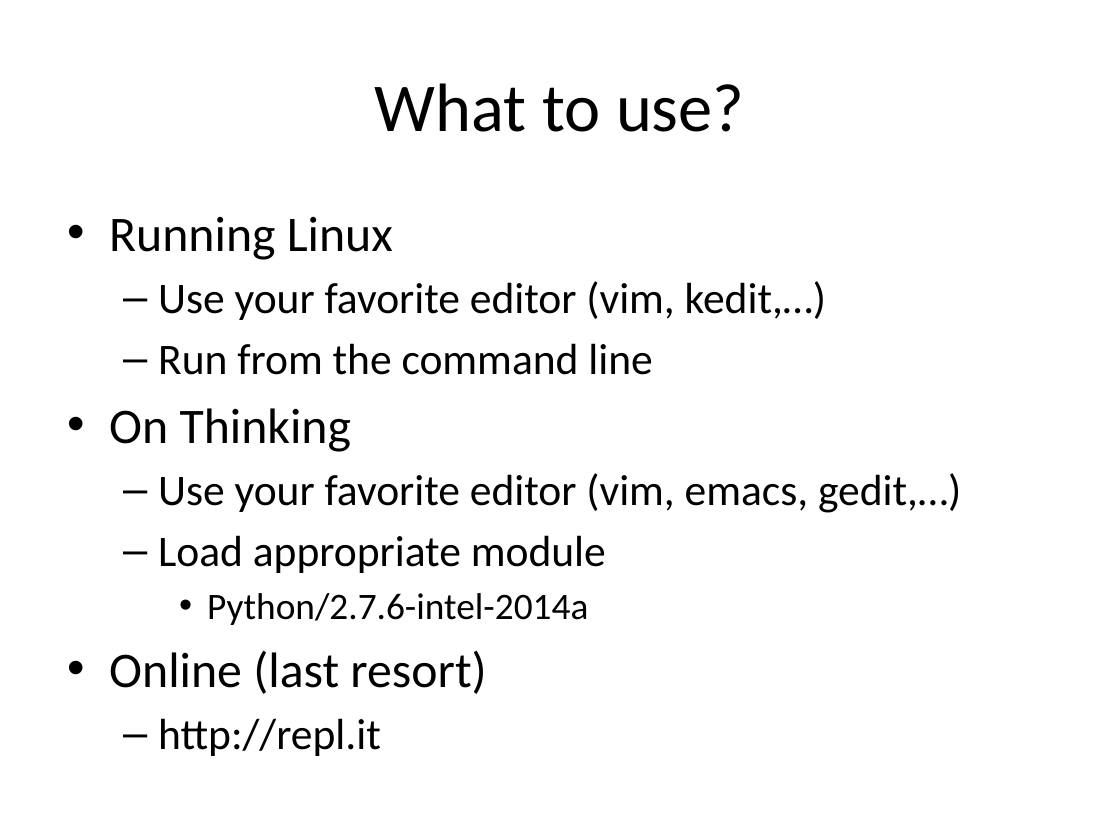
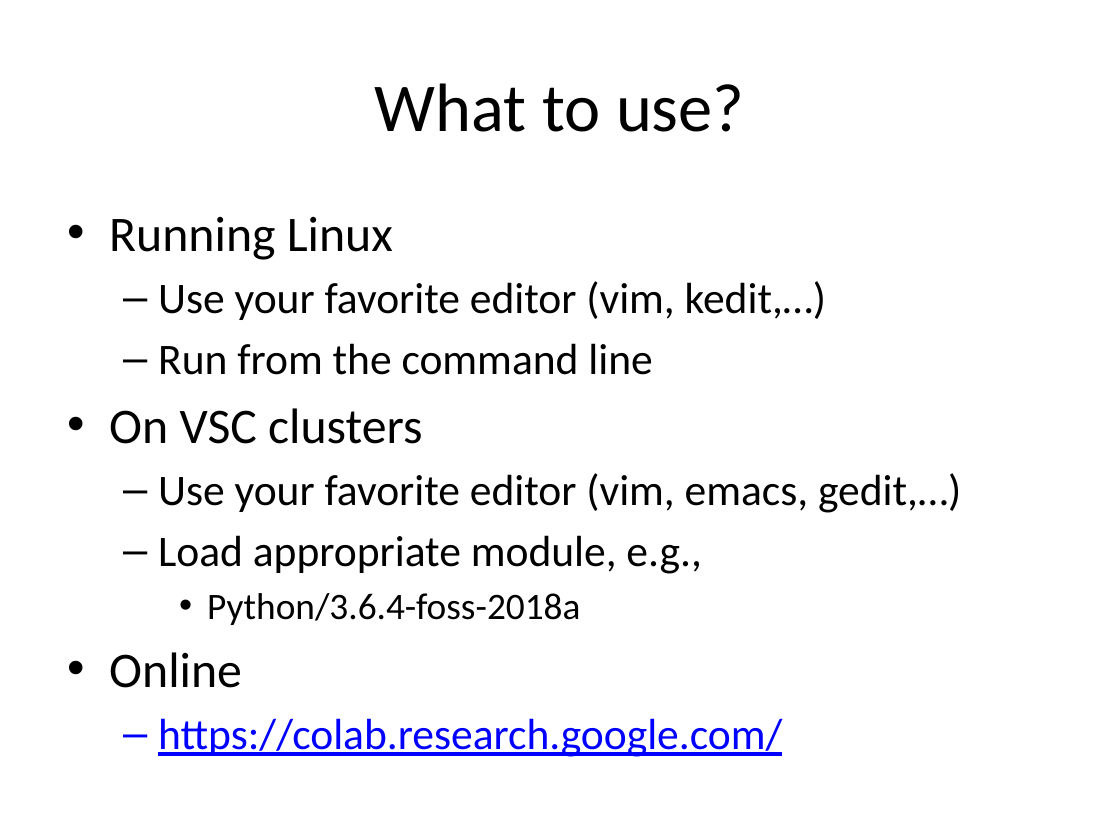
Before and after one commit to gjbex/training-material, a slide deck: slide 2 of Python/Exercises/python-exercises.pptx. Drawn at 1120x840 pixels with LibreOffice and Linux fonts; fonts in the diff are those of the drawing. Boxes give left, top, right and bottom in pixels: in the first picture for what was removed or moved away, otherwise in the second. Text is boxed around its words. In the diff, an @@ line names an element or a change of style, - is before the commit and + after.

Commit message:
Add two exercises; update slide on Python info

```diff
--- a/Python/Exercises/python-exercises.pptx
+++ b/Python/Exercises/python-exercises.pptx
@@ text at bbox=[109, 408, 422, 444]: text changed @@
-• On Thinking
+• On VSC clusters
@@ text at bbox=[109, 535, 782, 757]: text changed @@
-  – Load appropriate module
-    • Python/2.7.6-intel-2014a
-• Online (last resort)
-  – http://repl.it
+  – Load appropriate module, e.g.,
+    • Python/3.6.4-foss-2018a
+• Online
+  – https://colab.research.google.com/
```
Also in this commit, not shown: 2 slides added.
